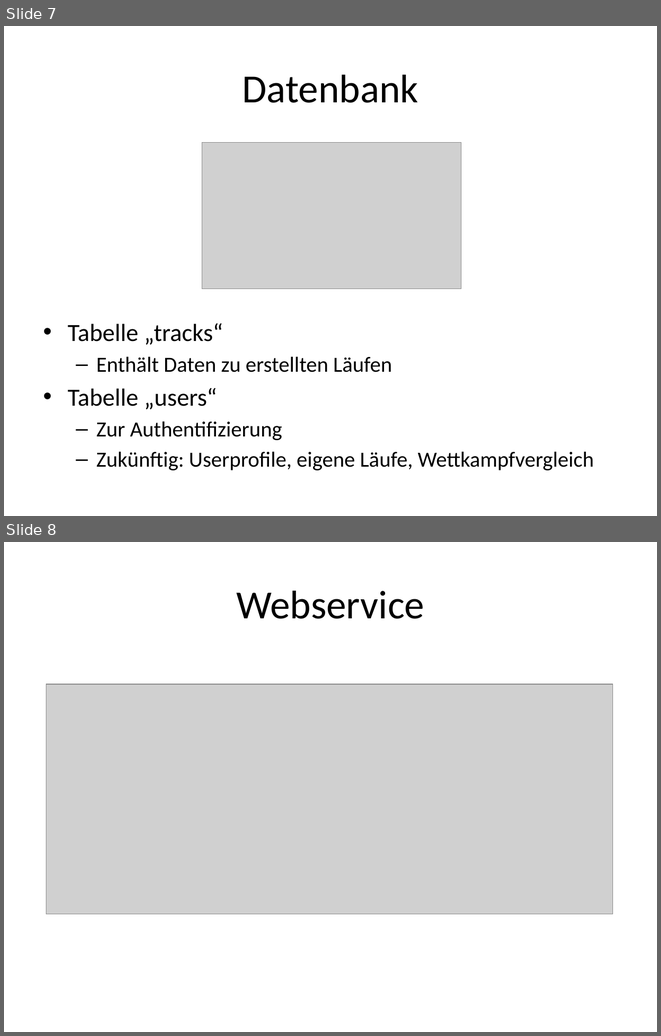
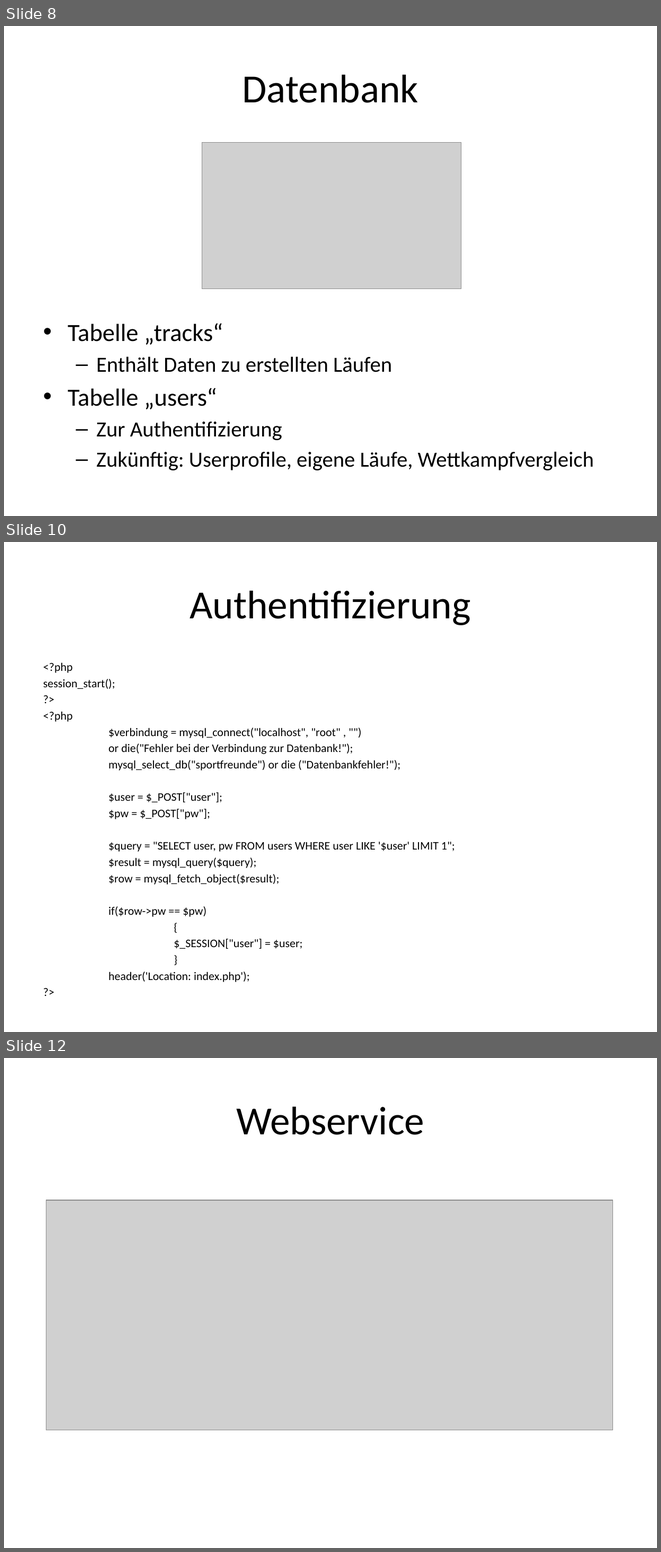
Before and after one commit to patpiech88/SportfreundeRFH, a slide deck: Dokumentation/SportfreundeRFH.pptx. Shown one above the other, each under a label of ours: slides 7 and 8 before the commit, slides 8, 10 and 12 after it; the slides between them are not shown. The pictures are 661x1036 and 661x1552 pixels, drawn with LibreOffice and Linux fonts; fonts in the diff are those of the drawing; grey boxes stand for pictures. Boxes give left, top, right and bottom in pixels: in the first picture for what was removed or moved away, otherwise in the second. Text is boxed around its words. In the diff, an @@ line names an element or a change of style, - is before the commit and + after.

```diff
--- a/Dokumentation/SportfreundeRFH.pptx
+++ b/Dokumentation/SportfreundeRFH.pptx
@@ slide 10 added at bbox=[4, 542, 657, 1032], background #FFFFFF @@
@@ title added at bbox=[190, 590, 471, 625], 44 pt, text #000000 @@
+Authentifizierung
@@ text added at bbox=[43, 662, 455, 982], 12.8 pt, text #000000 @@
+<?php
+session_start();
+?>
+<?php
+$verbindung = mysql_connect("localhost", "root" , "")
+or die("Fehler bei der Verbindung zur Datenbank!");
+mysql_select_db("sportfreunde") or die ("Datenbankfehler!");
+$user = $_POST["user"];
+$pw = $_POST["pw"];
+$query = "SELECT user, pw FROM users WHERE user LIKE '$user' LIMIT 1";
+$result = mysql_query($query);
+$row = mysql_fetch_object($result);
+if($row->pw == $pw)
+{
+$_SESSION["user"] = $user;
+}
+header('Location: index.php');
+?>
@@ what was slide 7 is now slide 8 @@
@@ what was slide 8 is now slide 12 @@
```
Also in this commit, not shown: 2 slides changed, 3 other slides added.
